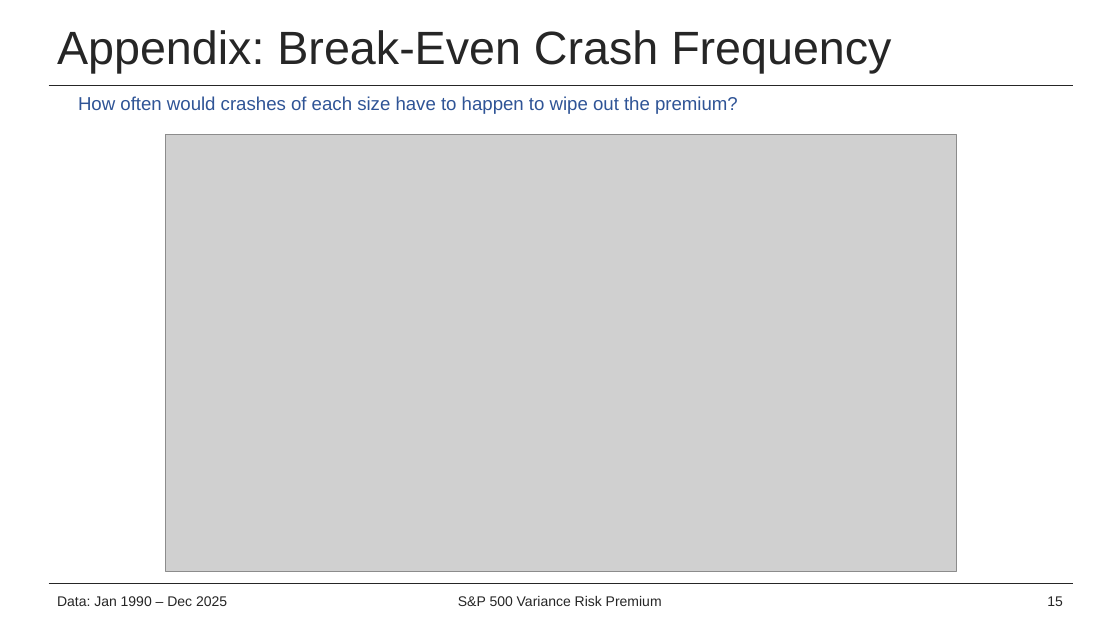
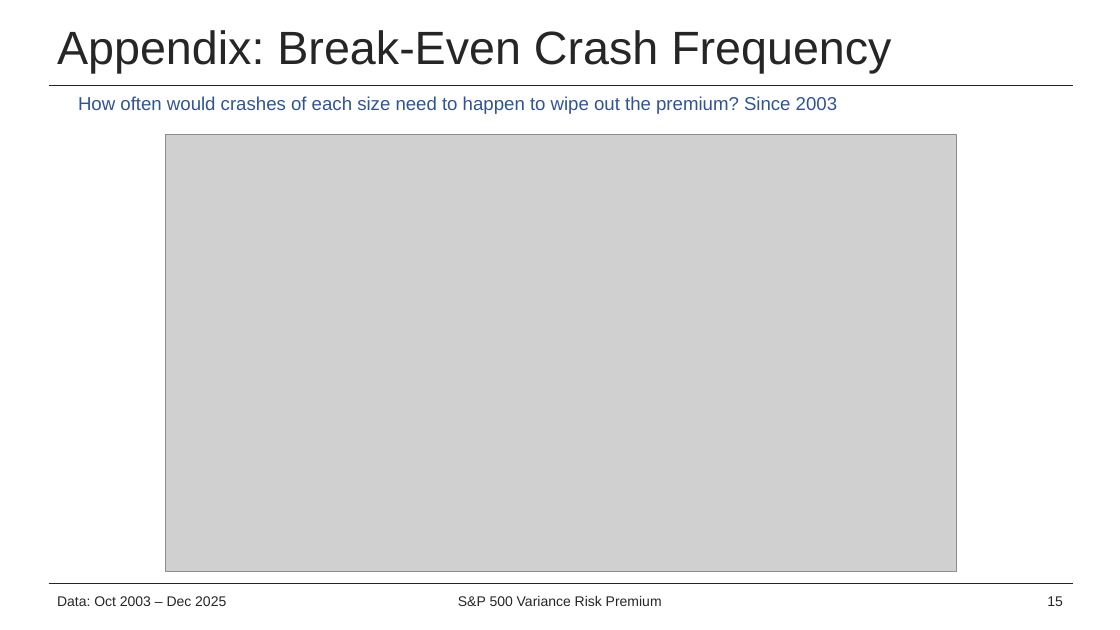
Before and after one commit to alston-yam/project_VIX, a slide deck: slide 15 of deck/VIX_pitch.pptx. Drawn at 1120x630 pixels with LibreOffice and Linux fonts; fonts in the diff are those of the drawing; grey boxes stand for pictures; background and template pictures are left out. Boxes give left, top, right and bottom in pixels: in the first picture for what was removed or moved away, otherwise in the second. Text is boxed around its words. In the diff, an @@ line names an element or a change of style, - is before the commit and + after.

```diff
--- a/deck/VIX_pitch.pptx
+++ b/deck/VIX_pitch.pptx
@@ text at (78, 96, 837, 114): text changed @@
-How often would crashes of each size have to happen to wipe out the premium?
+How often would crashes of each size need to happen to wipe out the premium? Since 2003
@@ text at (57, 596, 226, 606): text changed @@
-Data: Jan 1990 – Dec 2025
+Data: Oct 2003 – Dec 2025
```
Also in this commit, not shown: 15 other slides changed, 1 slide added, 53 other files.
